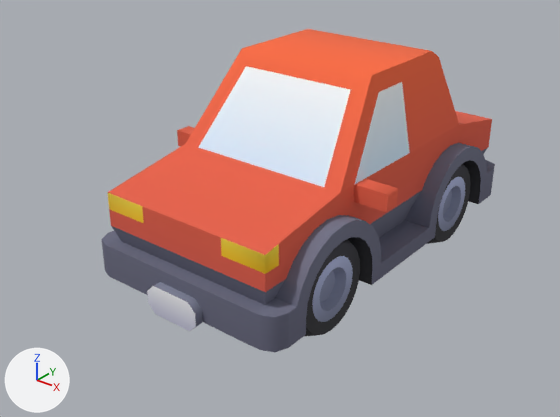
The glTF model public/assets/village/car-sedan.glb: old version first, new version second.
Before and after are seen from a camera (50 mm lens) standing at (2.55, -3.54, 2.44) and looking at (-0.11, -0.22, 0.39). Lighting does not change. The marker at lower left points along +X, +Y and +Z. The first picture is the older version. Where no turn or scale is listed for an object, it has been applied to the vertices. Vertices at exactly the same position are counted once.

Names of what the first picture shows: 'body', 'wheel-back-left', 'wheel-front-left'.
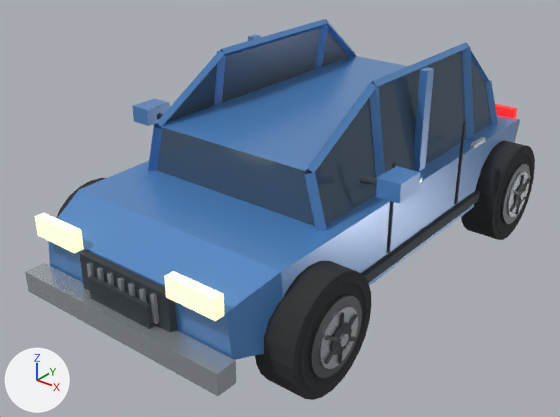
Pixel boxes (x1, y1, x2, y2) of what changed, in the pictures (560 x 417 px):
'body-detail', added
    after: (25, 19, 520, 396)
    faces in mat_car_paint (blue #5089c8): (48, 19, 520, 360)
    faces in mat_car_glass (dark blue #4d6176): (157, 28, 492, 226)
    faces in mat_car_metal (light grey #c4cad0): (25, 137, 486, 396)
    faces in mat_car_trim (dark grey #353c42): (79, 121, 480, 333)
    faces in mat_car_headlight (beige #fff5d3, glowing beige #ffeaad): (35, 213, 224, 321)
'body', no longer drawn
    before: (101, 29, 495, 352)
'wheel-front-right', moved, rescaled (not visible before)
    after: (255, 261, 371, 400)
'wheel-back-right', moved, rescaled (not visible before)
    after: (461, 140, 535, 240)
'wheel-front-left', reshaped, moved, rescaled (mostly hidden afterwards)
    before: (305, 239, 360, 336)
    after: (56, 178, 106, 218)
'wheel-back-left', reshaped, moved, rescaled (not visible afterwards)
    before: (427, 164, 471, 244)
part 1 of me_wheel_back_left, built on (mostly hidden afterwards)
    before: (305, 164, 471, 336)
    after: (56, 178, 106, 218)

Patch to the scene script:
```diff
--- a/public/assets/village/car-sedan.glb.py
+++ b/public/assets/village/car-sedan.glb.py
@@ me_wheel_back_left @@
 # used by ob_wheel_back_left; location = (0.425, 0.66, 0.3); scale = (0.3, 0.3, 0.3)
-me_wheel_back_left.from_pydata(...)  # 168 vertices, 332 faces; spans x -0.58..0.58, y -1.0..1.0, z -1.0..1.0
-me_wheel_back_left.materials.append(mat_colormap)
+me_wheel_back_left.from_pydata(...)  # 454 vertices, 828 faces; spans x -0.44..0.44, y -1.0..1.0, z -1.0..1.0
+# me_wheel_back_left part 1: 120 vertices removed from x 0.25..0.58, y -1.0..1.0, z -1.0..1.0; 25 vertices added at x 0.44, y -1.0..1.0, z -1.0..1.0
+# other edits to the shape of me_wheel_back_left do not show in these pictures
+me_wheel_back_left.materials.append(mat_car_rubber)  # dark grey #2c2f32
+me_wheel_back_left.materials.append(mat_car_dark_metal)  # dark grey #4d5257
+me_wheel_back_left.materials.append(mat_car_metal)  # light grey #c4cad0
+me_wheel_back_left.materials.append(mat_car_trim)  # dark grey #353c42
@@ ob_wheel_front_right @@
 ob_wheel_front_right = bpy.data.objects.new('wheel-front-right', me_wheel_front_right)
-ob_wheel_front_right.location = (-0.425, -0.66, 0.3)
-ob_wheel_front_right.scale = (0.3, 0.3, 0.3)
+ob_wheel_front_right.parent = ob_body
+ob_wheel_front_right.location = (0.779, -1.02, 0.32)
+ob_wheel_front_right.scale = (0.32, 0.32, 0.32)
@@ ob_body @@
-ob_body = bpy.data.objects.new('body', me_body)
-ob_body.location = (0.0, 0.025, 0.725)
-ob_body.scale = (1.27, 1.27, 1.27)
+ob_body = bpy.data.objects.new('body', None)
+ob_body.location = (0.0, 0.0, 0.0)
@@ ob_wheel_back_left @@
 ob_wheel_back_left = bpy.data.objects.new('wheel-back-left', me_wheel_back_left)
-ob_wheel_back_left.location = (0.425, 0.66, 0.3)
-ob_wheel_back_left.scale = (0.3, 0.3, 0.3)
+ob_wheel_back_left.parent = ob_body
+ob_wheel_back_left.location = (-0.779, 1.02, 0.32)
+ob_wheel_back_left.scale = (0.32, 0.32, 0.32)
@@ ob_wheel_back_right @@
 ob_wheel_back_right = bpy.data.objects.new('wheel-back-right', me_wheel_front_right)
-ob_wheel_back_right.location = (-0.425, 0.66, 0.3)
-ob_wheel_back_right.scale = (0.3, 0.3, 0.3)
+ob_wheel_back_right.parent = ob_body
+ob_wheel_back_right.location = (0.779, 1.02, 0.32)
+ob_wheel_back_right.scale = (0.32, 0.32, 0.32)
@@ ob_wheel_front_left @@
 ob_wheel_front_left = bpy.data.objects.new('wheel-front-left', me_wheel_back_left)
-ob_wheel_front_left.location = (0.425, -0.66, 0.3)
-ob_wheel_front_left.scale = (0.3, 0.3, 0.3)
+ob_wheel_front_left.parent = ob_body
+ob_wheel_front_left.location = (-0.779, -1.02, 0.32)
+ob_wheel_front_left.scale = (0.32, 0.32, 0.32)
@@ ob_body_detail @@
+ob_body_detail = bpy.data.objects.new('body-detail', me_body_detail)  # 450 vertices, 622 faces; spans x -0.93..0.93, y -1.66..1.66, z -0.55..0.55; in mat_car_paint (blue #5089c8), mat_car_glass (dark blue #4d6176), mat_car_trim (dark grey #353c42), mat_car_metal (light grey #c4cad0), mat_car_headlight (beige #fff5d3, glowing beige #ffeaad), mat_car_taillight (red #d3241d, glowing red #e71910), mat_car_dark_metal (dark grey #4d5257)
+ob_body_detail.location = (0.0, 0.03, 0.756)
```
